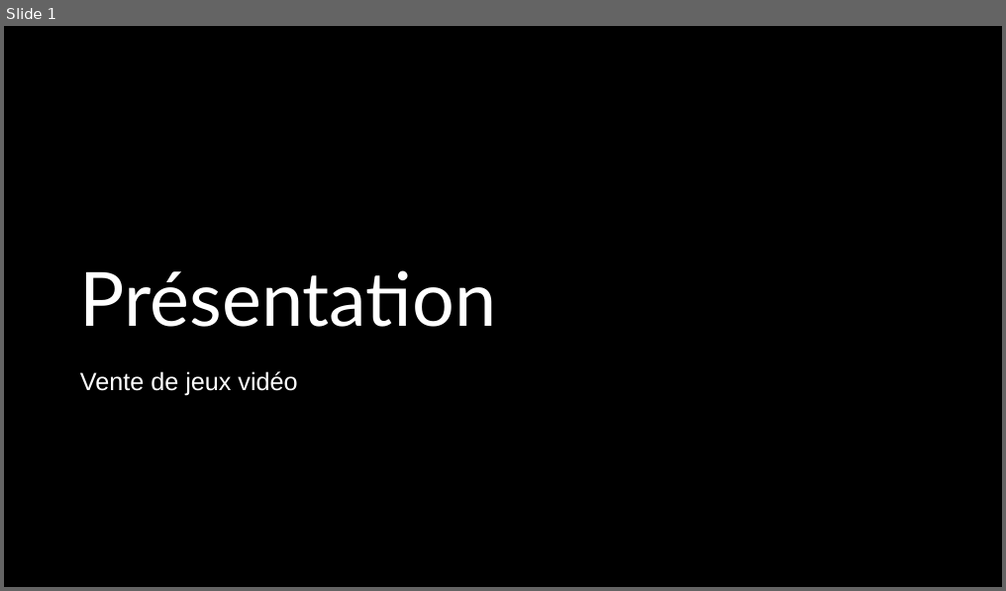
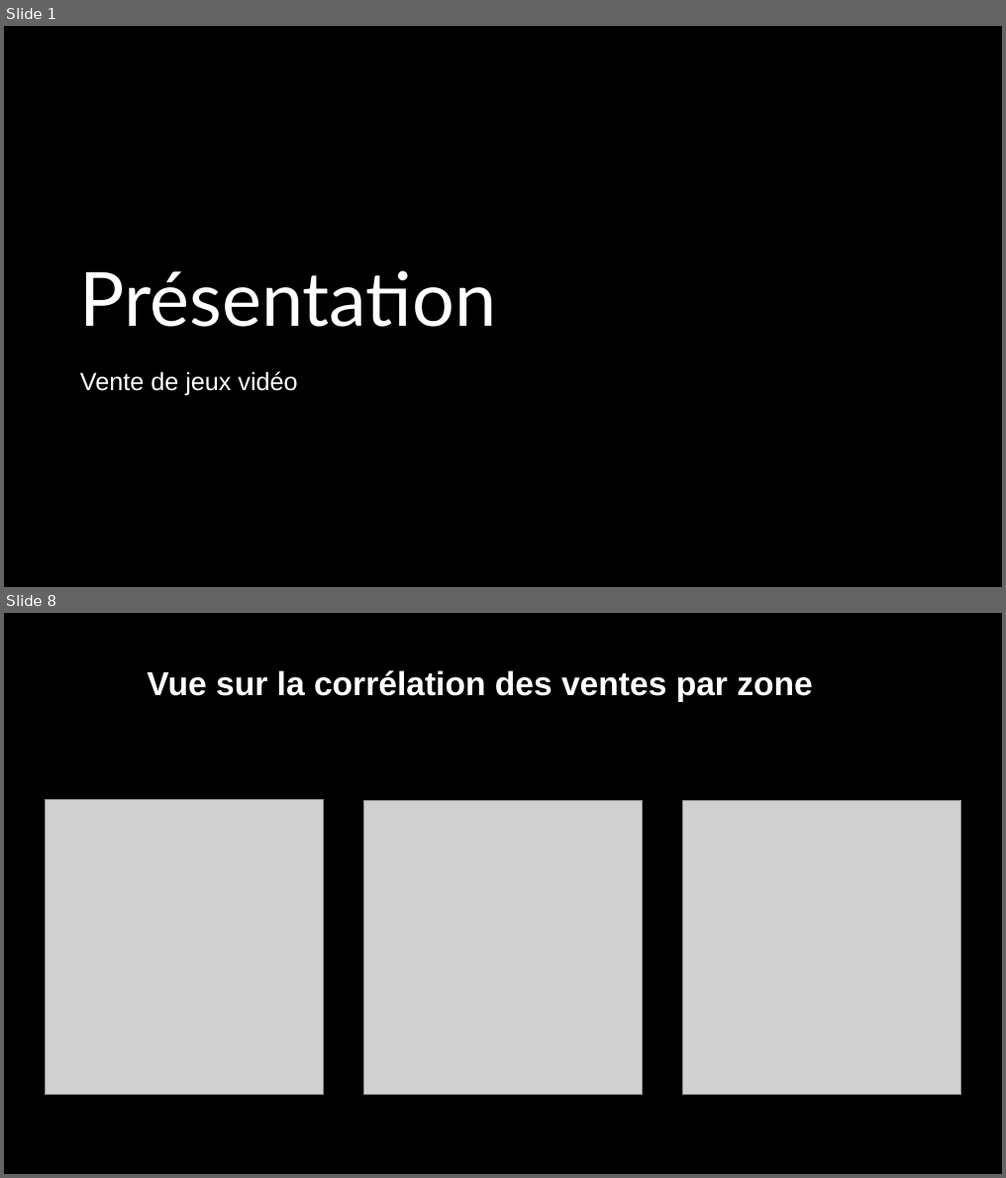
Before and after one commit to barlax91/Presentation-dataset, a slide deck: salesvg.pptx. Shown one above the other, each under a label of ours: slide 1 before the commit, slides 1 and 8 after it; the slides between them are not shown. The pictures are 1006x591 and 1006x1178 pixels, drawn with LibreOffice and Linux fonts; fonts in the diff are those of the drawing; grey boxes stand for pictures; background and template pictures are left out; a plain dark background stands for a picture behind light text. Boxes give left, top, right and bottom in pixels: in the first picture for what was removed or moved away, otherwise in the second. Text is boxed around its words. In the diff, an @@ line names an element or a change of style, - is before the commit and + after.

```diff
--- a/salesvg.pptx
+++ b/salesvg.pptx
@@ slide 8 added at [4, 613, 1002, 1174], background picture (left out) @@
@@ rectangle added at [4, 613, 1002, 1174], fill #000000 @@
@@ text added at [147, 670, 813, 702], 32 pt, text #FFFFFF, bold @@
+Vue sur la corrélation des ventes par zone
@@ picture added at [45, 800, 323, 1095] @@
@@ picture added at [364, 801, 643, 1095] @@
@@ picture added at [683, 801, 961, 1095] @@
```
Also in this commit, not shown: 1 slide changed, 6 other slides added, 1 slide removed, 2 other files.
